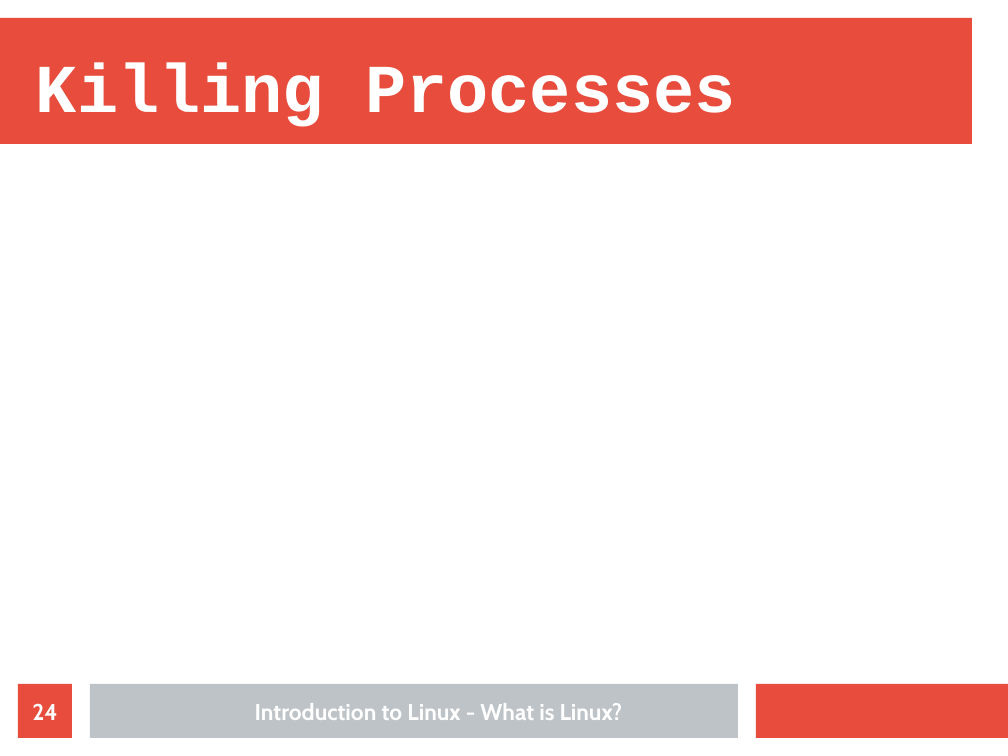
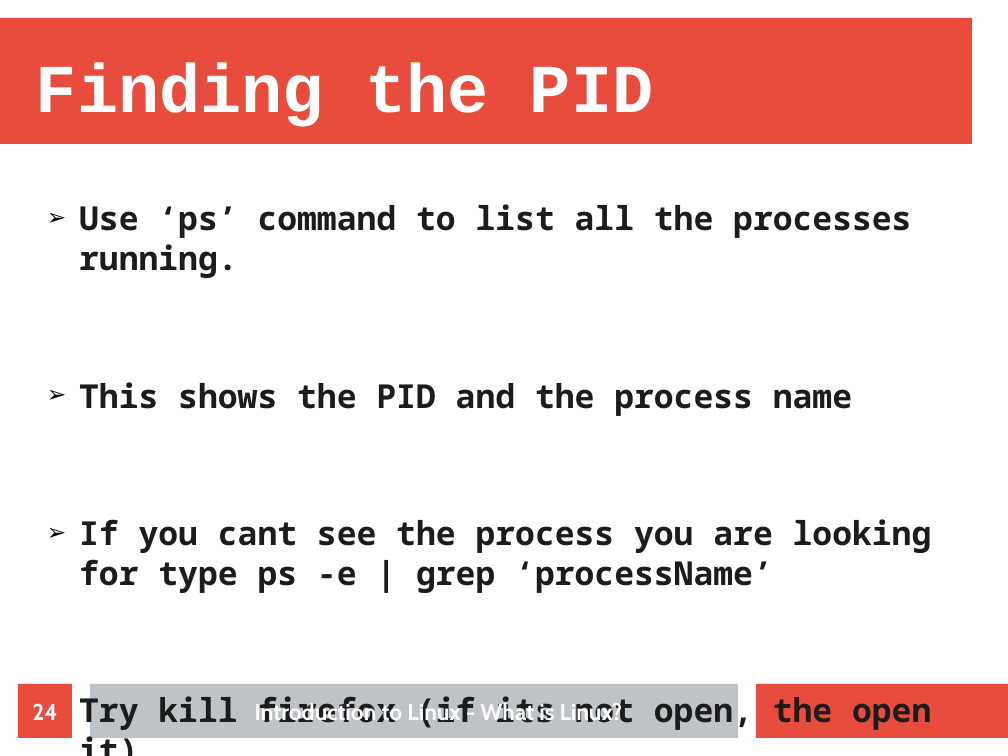
Before and after one commit to Nhlakanipho-Biyela/Intro_To_Linux_Course, a slide deck: slide 24 of Lecture_Slides/Lecture_4/ITL_Lecture_4_Processes.odp. Drawn at 1008x756 pixels with LibreOffice and Linux fonts; fonts in the diff are those of the drawing; background and template pictures are left out. Boxes give left, top, right and bottom in pixels: in the first picture for what was removed or moved away, otherwise in the second. Text is boxed around its words. In the diff, an @@ line names an element or a change of style, - is before the commit and + after.

```diff
--- a/Lecture_Slides/Lecture_4/ITL_Lecture_4_Processes.odp
+++ b/Lecture_Slides/Lecture_4/ITL_Lecture_4_Processes.odp
@@ title at (x1=36, y1=62, x2=653, y2=127): text changed @@
-Killing Processes
+Finding the PID
@@ text added at (x1=79, y1=204, x2=932, y2=732), 26 pt, text #1C1C1C, bold @@
+➢ Use ‘ps’ command to list all the processes running.
+➢ This shows the PID and the process name
+➢ If you cant see the process you are looking for type ps -e | grep ‘processName’
+➢ Try kill firefox (if its not open, the open it)
```
Also in this commit, not shown: 1 other slide changed, 1 slide removed.
